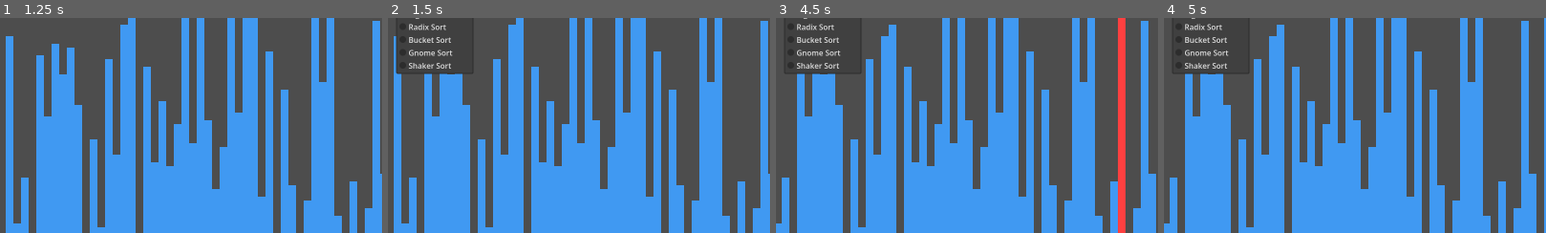
Above: before the commit, frames 1-4 (left to right).
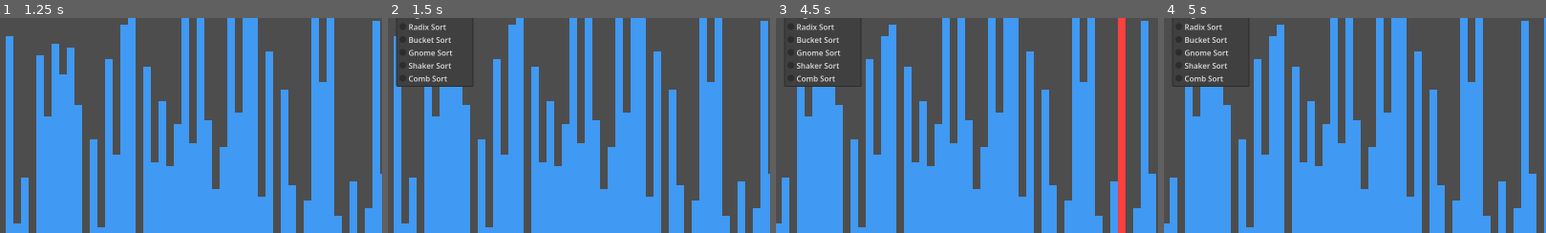
Above: after the commit, the same moments.

Repository: jiro4989/sort_visualizer
Game: Godot game, scene res://src/main.tscn
The game is run twice, just before and just after one commit, with the same random seed, the same clock (stepped at 60 frames per second) and the same inputs.
Inputs:
- Up to frame 1 (1.25 s): click "Shuffle" at 0.5 s
- Up to frame 2 (1.5 s): click "Bubble Sort" at 1.25 s
- Up to frame 3 (4.5 s): click "RUN" at 2 s; click "100" at 2.75 s; click "10" at 3.5 s; click "Bubble Sort" at 4.25 s
- Up to frame 4 (5 s): no input
The pictures show only the part of the screen within x 4-54%, y 28-78%; the shares and areas given below are measured in that part.

Frame 1 is identical in both runs. In frame 2, 0.7% of the frame differs, in the area x 2-23%, y 25-32%; in frame 3, 0.6%; in frame 4, 0.6%.

Commit message:
feat: コムソートを実装

Diff:
--- a/src/main.gd
+++ b/src/main.gd
@@ -46,6 +46,7 @@
 	Sorter.new("Bucket Sort", bucket_sort),
 	Sorter.new("Gnome Sort", gnome_sort),
 	Sorter.new("Shaker Sort", shaker_sort),
+	Sorter.new("Comb Sort", comb_sort),
 ]
 
 # 配列のループで要素を取り出すのは基本的に遅いので
@@ -705,3 +706,32 @@
 
 	highlight_off()
 	status_label.text = create_status_text(MESSAGE_DONE, start_time, step_count)
+
+## コムソートを実行する。
+func comb_sort() -> void:
+	var start_time: float = Time.get_ticks_msec()
+	var step_count: int = 0
+	var gap: int = sort_values.size()
+	var shrink: float = 1.3
+	var swapped: bool = true
+
+	while gap > 1 or swapped:
+		gap = floori(float(gap) / shrink)
+		if gap < 1:
+			gap = 1
+
+		swapped = false
+		for i in range(0, sort_values.size() - gap):
+			var j: int = i + gap
+			step_count += 1
+			highlight_panel(j)
+			if sort_values[i].get_value() > sort_values[j].get_value():
+				var temp: int = sort_values[i].get_value()
+				sort_values[i].set_value(sort_values[j].get_value())
+				sort_values[j].set_value(temp)
+				swapped = true
+			status_label.text = create_status_text(MESSAGE_RUNNING, start_time, step_count)
+			await wait()
+
+	highlight_off()
+	status_label.text = create_status_text(MESSAGE_DONE, start_time, step_count)
Not shown, changed: README.md
